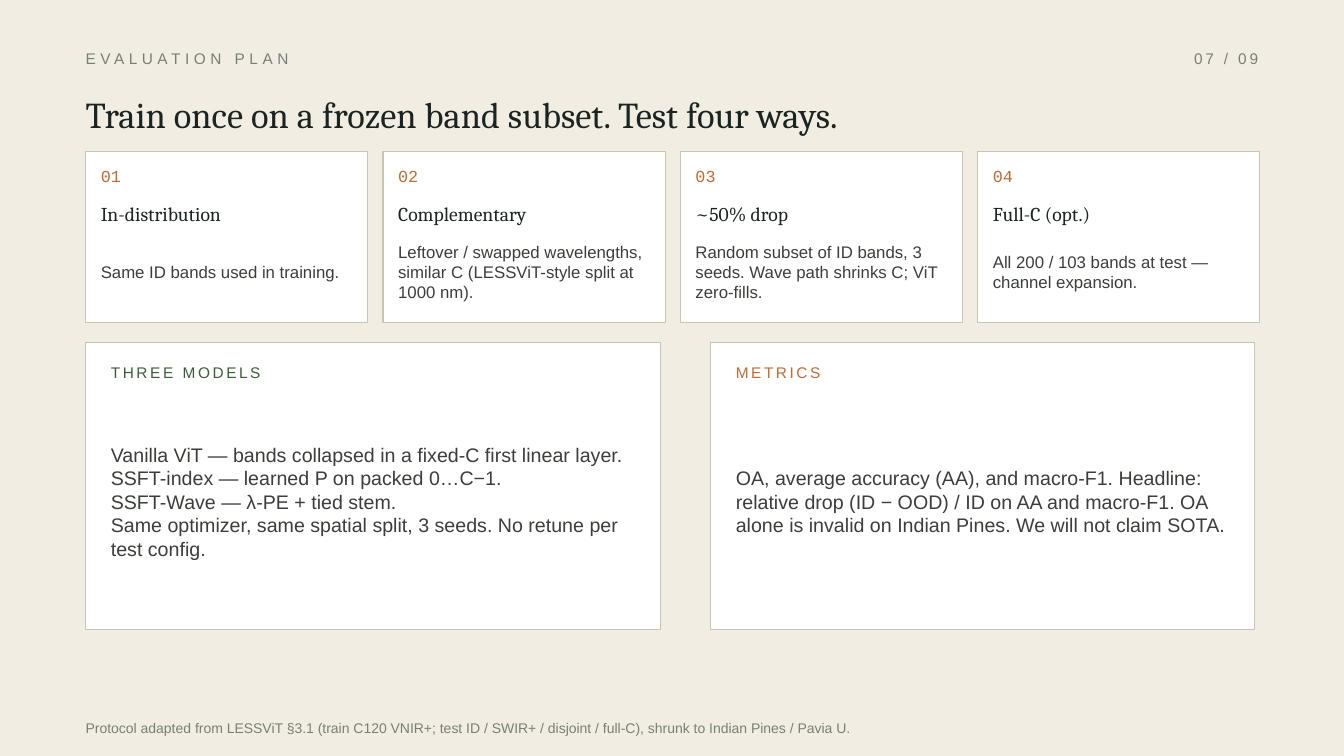
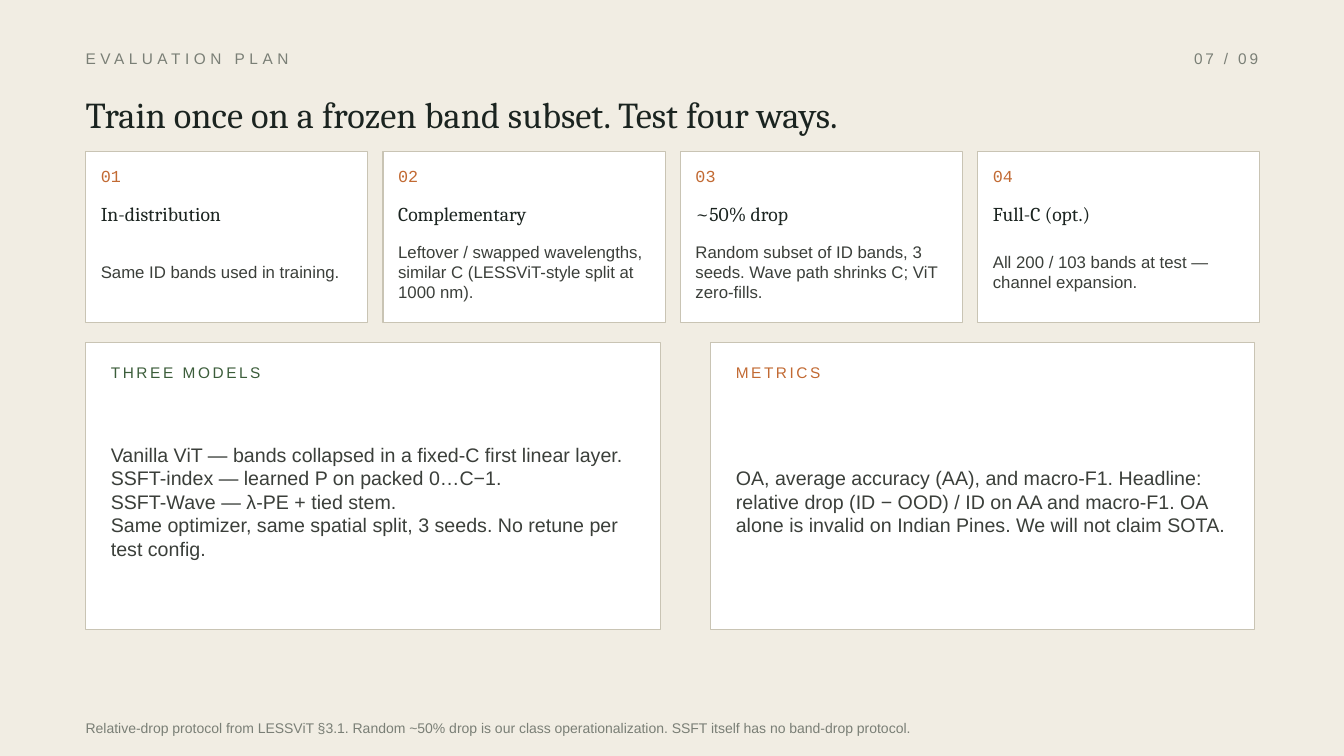
Before and after one commit to scottn66/255-final-project, a slide deck: slide 7 of docs/SSFT-Wave_class_intro.pptx. Drawn at 1344x756 pixels with LibreOffice and Linux fonts; fonts in the diff are those of the drawing. Boxes give left, top, right and bottom in pixels: in the first picture for what was removed or moved away, otherwise in the second. Text is boxed around its words. In the diff, an @@ line names an element or a change of style, - is before the commit and + after.

```diff
--- a/docs/SSFT-Wave_class_intro.pptx
+++ b/docs/SSFT-Wave_class_intro.pptx
@@ text at box(86, 723, 911, 736): text changed @@
-Protocol adapted from LESSViT §3.1 (train C120 VNIR+; test ID / SWIR+ / disjoint / full-C), shrunk to Indian Pines / Pavia U.
+Relative-drop protocol from LESSViT §3.1. Random ~50% drop is our class operationalization. SSFT itself has no band-drop protocol.
```
Also in this commit, not shown: 3 other slides changed, 2 other files.
